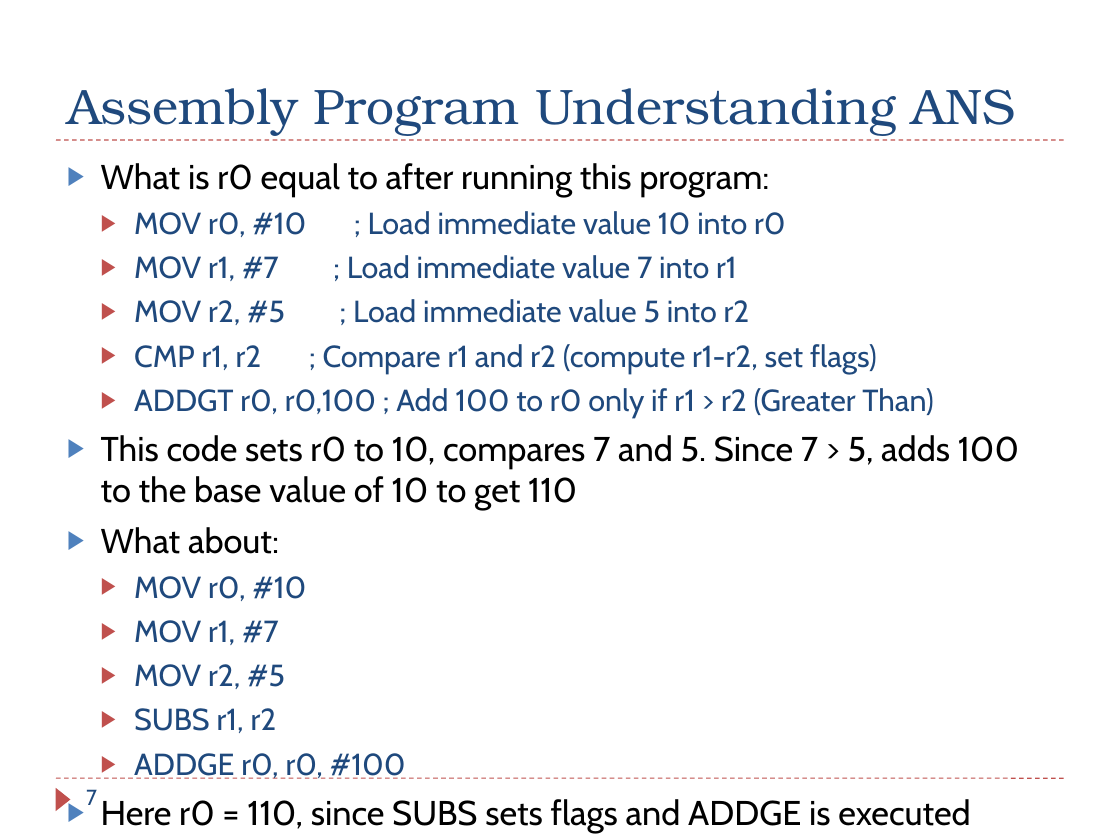
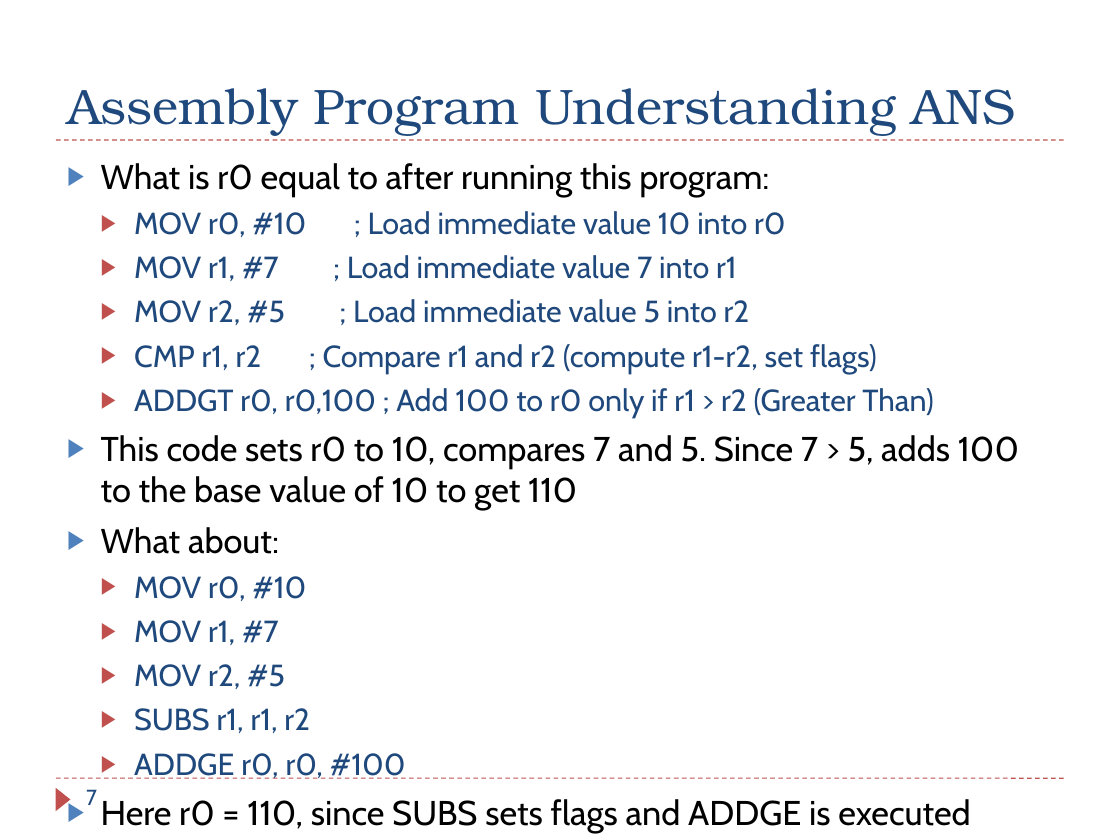
Before and after one commit to guhofstra/CSC111Fa25, a slide deck: slide 7 of PPTs/Ch6_ARM_Control_Flow_Exercises_ANS.pptx. Drawn at 1120x840 pixels with LibreOffice and Linux fonts; fonts in the diff are those of the drawing. Boxes give left, top, right and bottom in pixels: in the first picture for what was removed or moved away, otherwise in the second. Text is boxed around its words. In the diff, an @@ line names an element or a change of style, - is before the commit and + after.

```diff
--- a/PPTs/Ch6_ARM_Control_Flow_Exercises_ANS.pptx
+++ b/PPTs/Ch6_ARM_Control_Flow_Exercises_ANS.pptx
@@ text at [134,708,310,733]: text changed @@
-  ▶ SUBS r1, r2
+  ▶ SUBS r1, r1, r2
```
Also in this commit, not shown: 9 other files.
